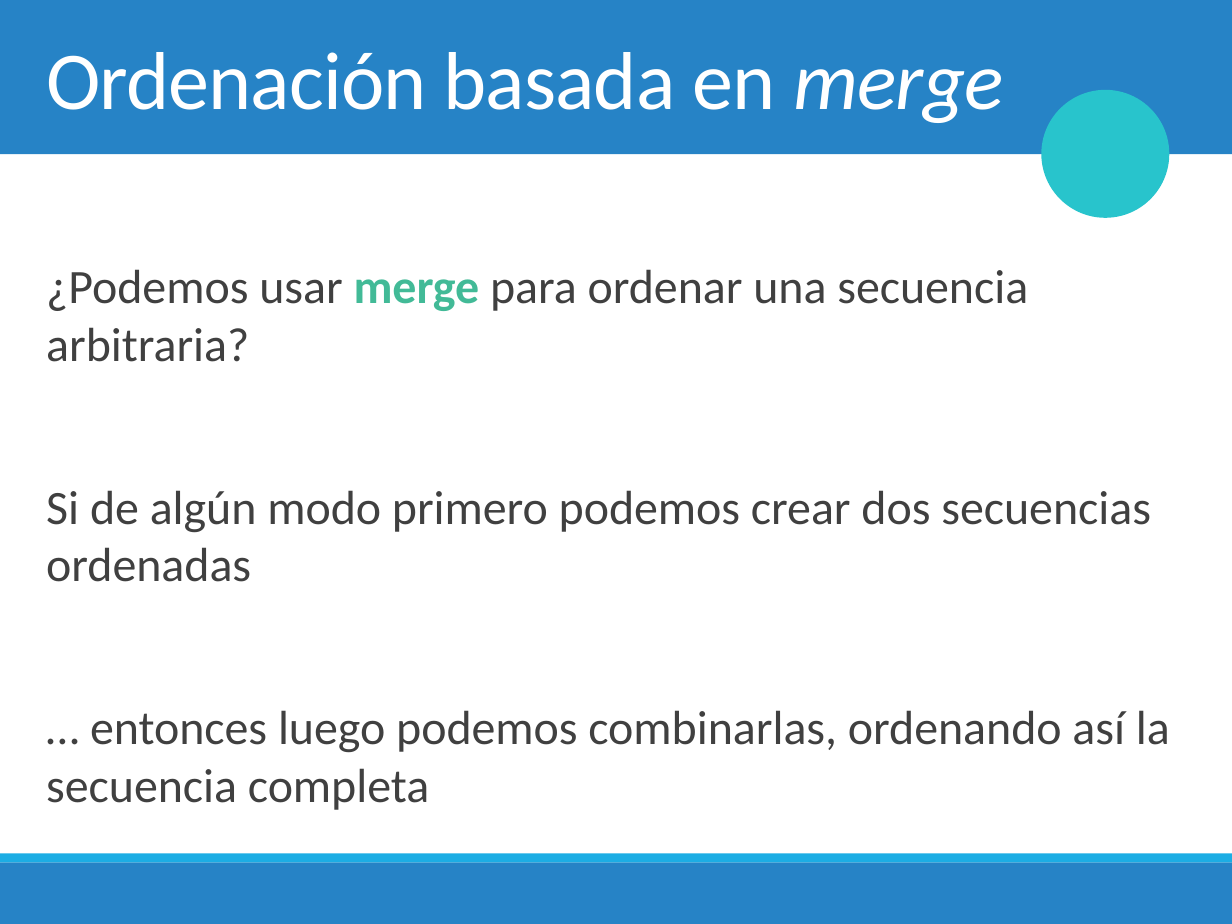
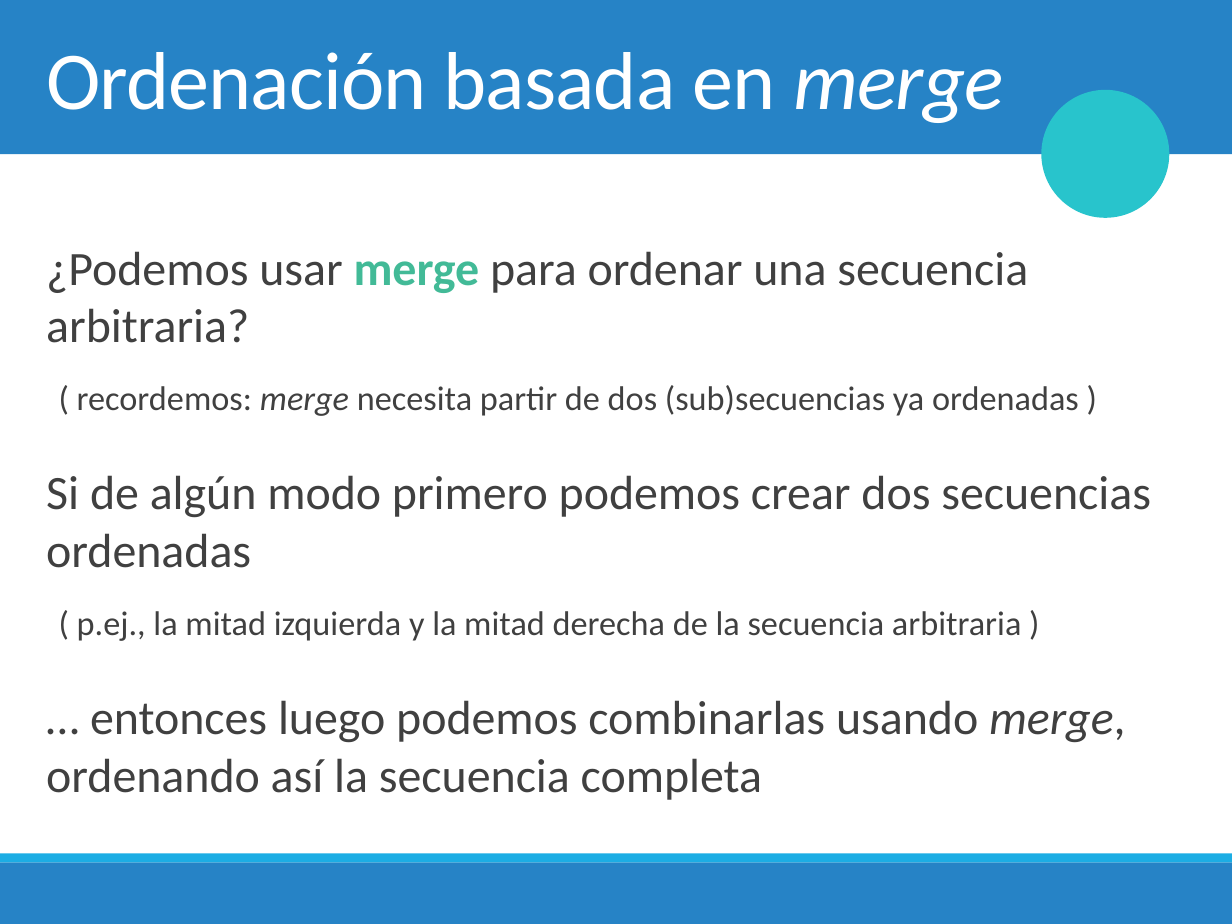
Before and after one commit to chris-carstens/2020-2, a slide deck: slide 12 of Clases/02 - Merge Sort & Dividir para Conquistar/03 - Merge Sort & Dividir para Conquistar.pptx. Drawn at 1232x924 pixels with LibreOffice and Linux fonts; fonts in the diff are those of the drawing; background and template pictures are left out. Boxes give left, top, right and bottom in pixels: in the first picture for what was removed or moved away, otherwise in the second. Text is boxed around its words. In the diff, an @@ line names an element or a change of style, - is before the commit and + after.

```diff
--- a/Clases/02 - Merge Sort & Dividir para Conquistar/03 - Merge Sort & Dividir para Conquistar.pptx
+++ b/Clases/02 - Merge Sort & Dividir para Conquistar/03 - Merge Sort & Dividir para Conquistar.pptx
@@ text "¿Podemos usar merge para ordenar ...": place and size @@
-text "¿Podemos usar merge para ordenar ..." at (46,269,1170,810)
+text "¿Podemos usar merge para ordenar ..." at (46,251,1151,800)
@@ text at (77,385,1079,416): paragraph added @@
+  ( recordemos: merge necesita partir de dos (sub)secuencias ya ordenadas )
@@ text at (46,475,1151,568): more space between paragraphs @@
@@ text at (46,611,1125,800): text changed @@
-… entonces luego podemos combinarlas, ordenando así la secuencia completa
+  ( p.ej., la mitad izquierda y la mitad derecha de la secuencia arbitraria )
+… entonces luego podemos combinarlas usando merge, ordenando así la secuencia completa
```
Also in this commit, not shown: 8 other slides changed, 1 slide added, 7 other files.
